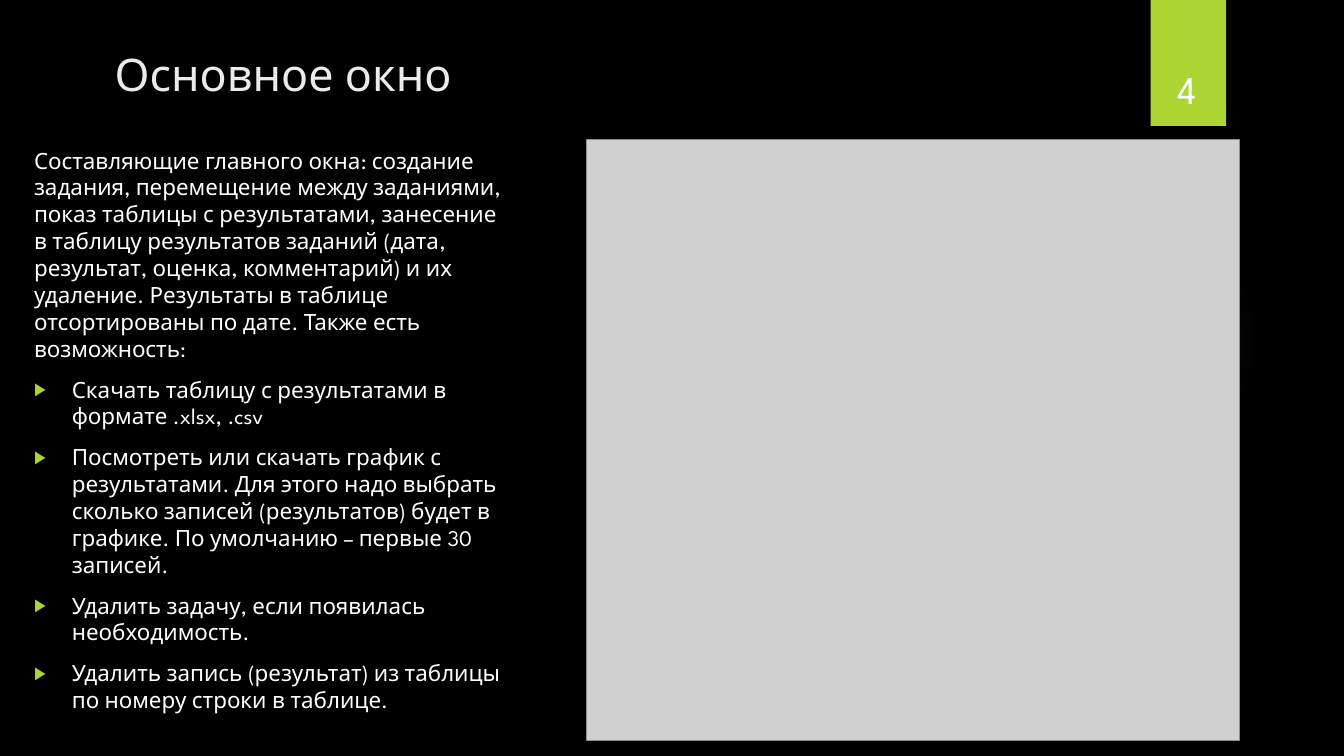
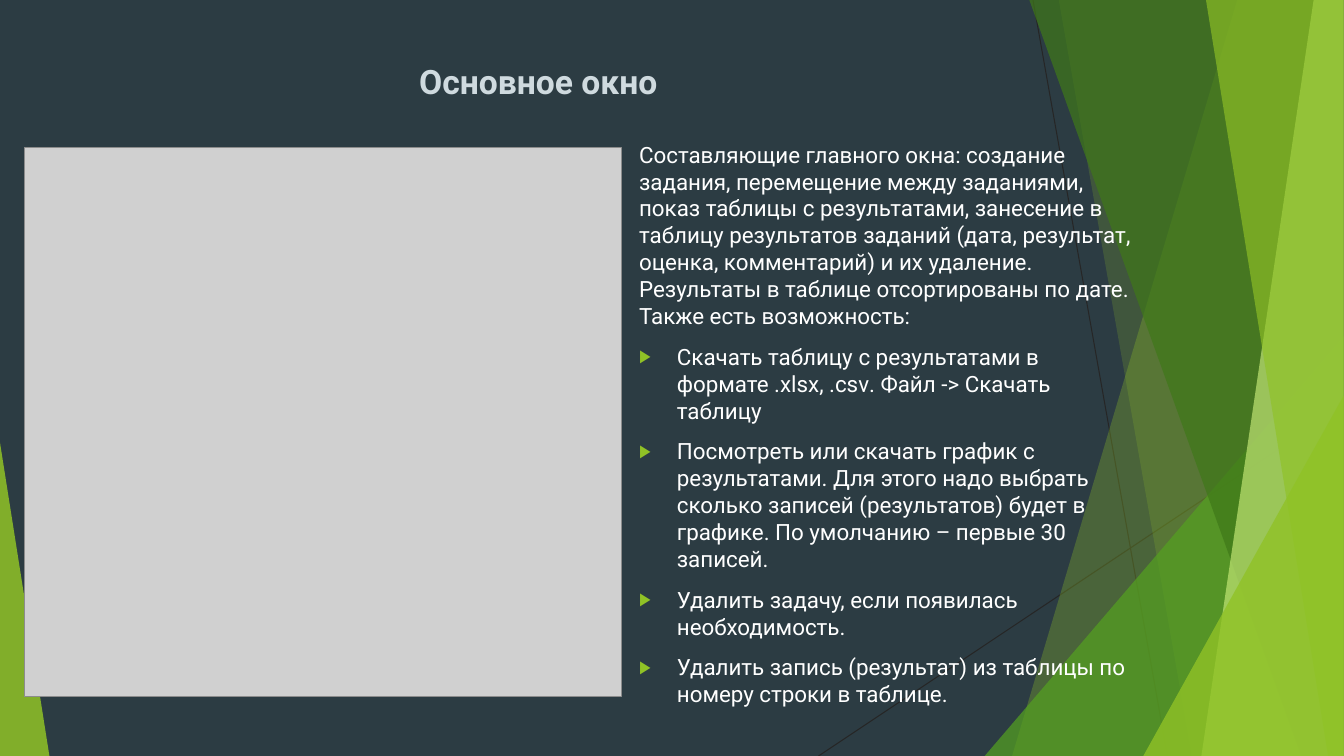
Before and after one commit to BorislavTimoshin/TaskCompletionDiary, a slide deck: slide 6 of description_project/Презентация.pptx (slide 4 before the commit). Drawn at 1344x756 pixels with LibreOffice and Linux fonts; fonts in the diff are those of the drawing; grey boxes stand for pictures; background and template pictures are left out. Boxes give left, top, right and bottom in pixels: in the first picture for what was removed or moved away, otherwise in the second. Text is boxed around its words. In the diff, an @@ line names an element or a change of style, - is before the commit and + after.

```diff
--- a/description_project/Презентация.pptx
+++ b/description_project/Презентация.pptx
@@ background picture (left out) to #2C3C43 @@
@@ rectangle removed at (x1=1150, y1=0, x2=1226, y2=126) @@
@@ text "Основное окно" moved from (x1=115, y1=58, x2=452, y2=92) to (x1=419, y1=70, x2=657, y2=95) @@
@@ text "Основное окно" at (x1=419, y1=70, x2=657, y2=95): size 32 to 24 pt, font League Spartan to Roboto, text colour #EBEBEB to #CFDADF, bold on; alignment left to centre; line spacing 1 to 1.5; more space between paragraphs @@
@@ page number removed at (x1=1178, y1=78, x2=1197, y2=104) @@
-4
@@ picture resized from (x1=586, y1=139, x2=1239, y2=740) to (x1=24, y1=148, x2=621, y2=698) @@
@@ text "Составляющие главного окна: создание задания, ..." moved from (x1=34, y1=152, x2=500, y2=714) to (x1=639, y1=147, x2=1131, y2=707) @@
@@ text at (x1=639, y1=147, x2=1131, y2=707): font League Spartan to Roboto in "Составляющие главного окна: создание задания, перемещение ме ...", "Посмотреть или скачать график с результатами. Для ...", "Удалить задачу, если появилась необходимость.", "Удалить запись (результат) из таблицы по номеру ..."; bullet colour #ACD433 to #90C226 @@
@@ ellipse removed at (x1=949, y1=185, x2=1259, y2=495) @@
@@ text at (x1=677, y1=348, x2=1051, y2=424): text changed; font League Spartan to Roboto @@
-▶ Скачать таблицу с результатами в формате .xlsx, .csv
+▶ Скачать таблицу с результатами в формате .xlsx, .csv. Файл -> Скачать таблицу
@@ group added at (x1=0, y1=0, x2=1344, y2=756): 5 freeform shapes, 3 triangles, 2 lines @@
```
Also in this commit, not shown: 4 other slides changed, 5 slides added, 2 slides removed, 1 other file.
